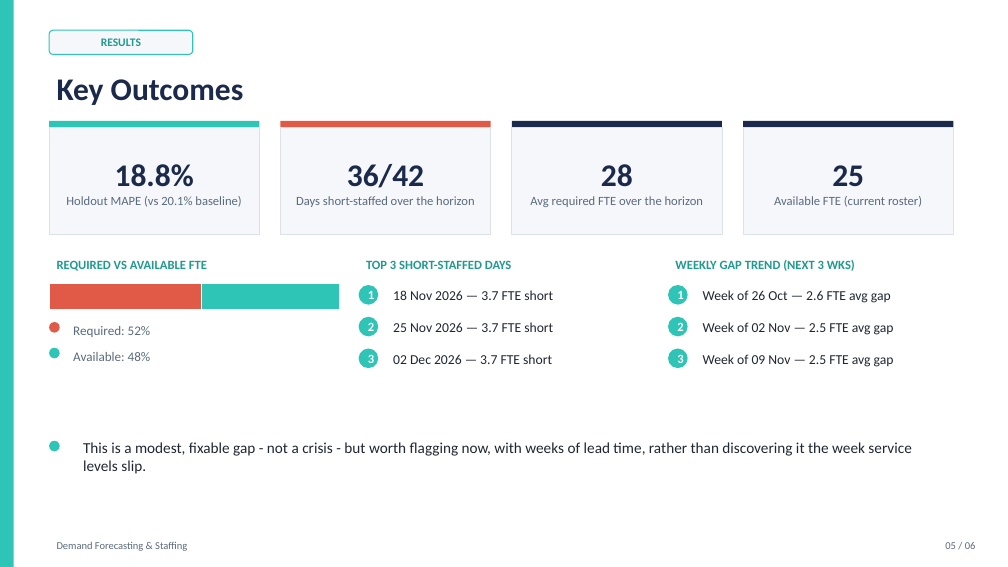
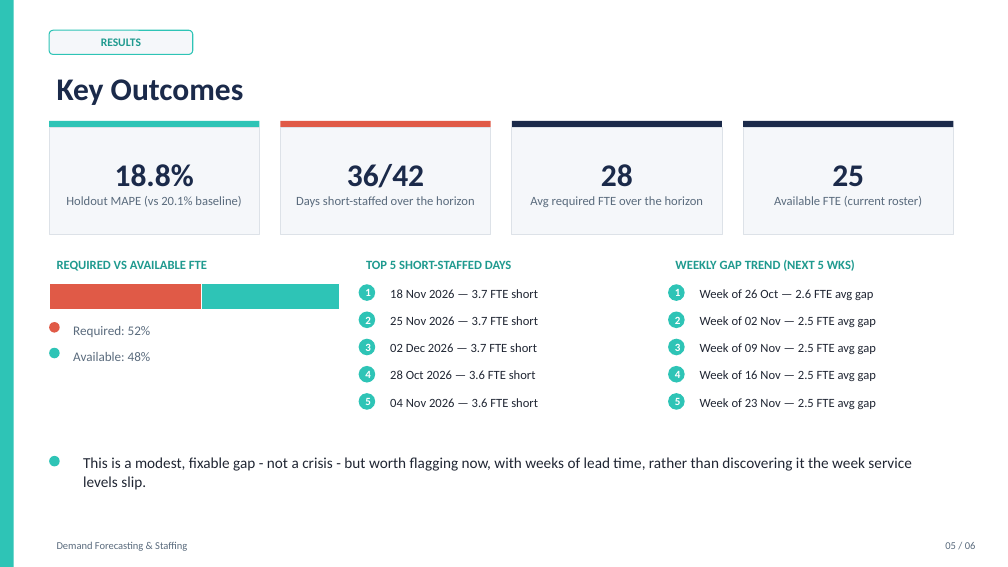
Before and after one commit to rameshpennam/ds-use-cases, a slide deck: slide 5 of usecase2_demand_forecasting/final_output/usecase2_forecast_summary.pptx. Drawn at 1008x567 pixels with LibreOffice and Linux fonts; fonts in the diff are those of the drawing. Boxes give left, top, right and bottom in pixels: in the first picture for what was removed or moved away, otherwise in the second. Text is boxed around its words. In the diff, an @@ line names an element or a change of style, - is before the commit and + after.

```diff
--- a/usecase2_demand_forecasting/final_output/usecase2_forecast_summary.pptx
+++ b/usecase2_demand_forecasting/final_output/usecase2_forecast_summary.pptx
@@ text at box(675, 260, 855, 271): text changed @@
-WEEKLY GAP TREND (NEXT 3 WKS)
+WEEKLY GAP TREND (NEXT 5 WKS)
@@ ellipse "1": place and size @@
-ellipse "1" at box(358, 285, 378, 305)
+ellipse "1" at box(358, 284, 375, 301)
@@ ellipse "1": place and size @@
-ellipse "1" at box(668, 285, 688, 305)
+ellipse "1" at box(668, 284, 685, 301)
@@ ellipse "2": place and size @@
-ellipse "2" at box(358, 317, 378, 337)
+ellipse "2" at box(358, 312, 375, 328)
@@ ellipse "2": place and size @@
-ellipse "2" at box(668, 317, 688, 337)
+ellipse "2" at box(668, 312, 685, 328)
@@ ellipse "3": place and size @@
-ellipse "3" at box(358, 349, 378, 368)
+ellipse "3" at box(358, 339, 375, 355)
@@ text "02 Dec 2026 — 3.7 ...": place and size @@
-text "02 Dec 2026 — 3.7 ..." at box(393, 354, 552, 364)
+text "02 Dec 2026 — 3.7 ..." at box(390, 343, 537, 352)
@@ size 12 to 10.5 pt in 6 elements at box(358, 284, 375, 301), box(358, 312, 375, 328), box(358, 339, 375, 355), box(668, 284, 685, 301), box(668, 312, 685, 328), box(668, 339, 685, 355) @@
@@ ellipse "3": place and size @@
-ellipse "3" at box(668, 349, 688, 368)
+ellipse "3" at box(668, 339, 685, 355)
@@ size 13 to 12 pt in 6 elements at box(390, 289, 538, 298), box(390, 316, 538, 325), box(390, 343, 537, 352), box(700, 289, 873, 300), box(700, 316, 876, 327), box(700, 343, 876, 354) @@
@@ text "Week of 09 Nov — ...": place and size @@
-text "Week of 09 Nov — ..." at box(703, 354, 894, 367)
+text "Week of 09 Nov — ..." at box(700, 343, 876, 354)
@@ ellipse added at box(358, 366, 375, 383), fill #2EC4B6, 10.5 pt, text #FFFFFF, bold @@
+4
@@ text added at box(390, 370, 536, 379), 12 pt, text #202633 @@
+28 Oct 2026 — 3.6 FTE short
@@ ellipse added at box(668, 366, 685, 383), fill #2EC4B6, 10.5 pt, text #FFFFFF, bold @@
+4
@@ text added at box(700, 370, 876, 381), 12 pt, text #202633 @@
+Week of 16 Nov — 2.5 FTE avg gap
@@ ellipse added at box(358, 393, 375, 410), fill #2EC4B6, 10.5 pt, text #FFFFFF, bold @@
+5
@@ text added at box(390, 398, 538, 407), 12 pt, text #202633 @@
+04 Nov 2026 — 3.6 FTE short
@@ ellipse added at box(668, 393, 685, 410), fill #2EC4B6, 10.5 pt, text #FFFFFF, bold @@
+5
@@ text added at box(700, 398, 876, 409), 12 pt, text #202633 @@
+Week of 23 Nov — 2.5 FTE avg gap
@@ ellipse: place and size @@
-ellipse at box(49, 441, 60, 451)
+ellipse at box(49, 456, 60, 467)
@@ text "This is a modest, fixable ...": place and size @@
-text "This is a modest, fixable ..." at box(83, 442, 911, 474)
+text "This is a modest, fixable ..." at box(83, 457, 911, 490)
```
Also in this commit, not shown: 2 other slides changed, 3 other files.
